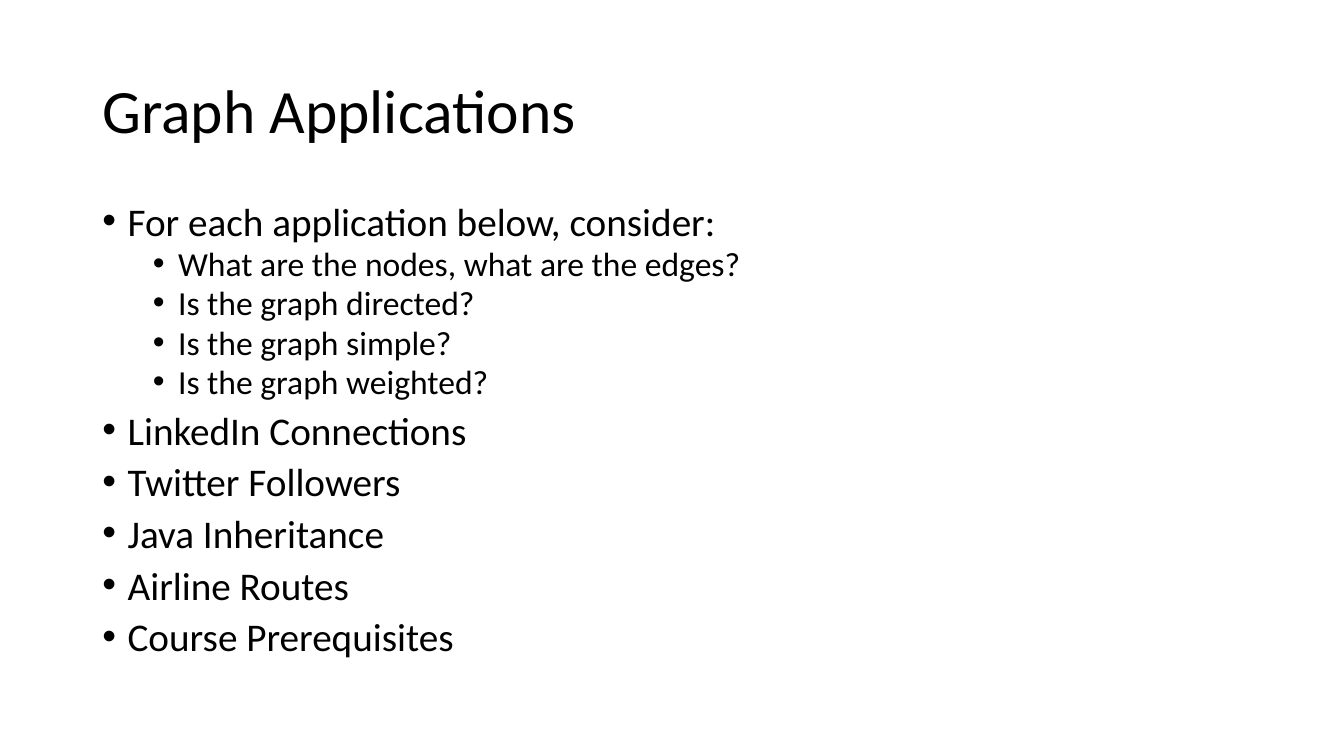
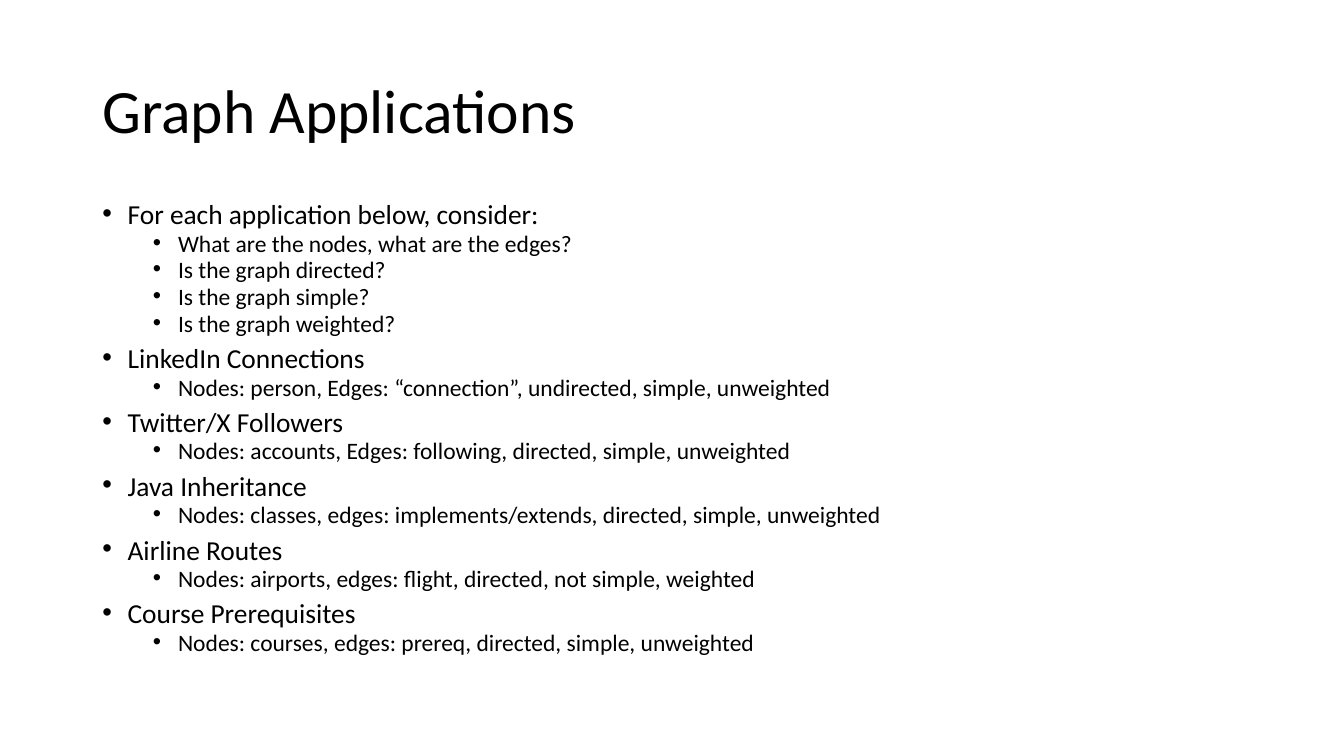
Before and after one commit to natebrunelle/cse332, a slide deck: slide 16 of markdown/files/slides/lecture14_graphs1_inkb.pptx. Drawn at 1344x756 pixels with LibreOffice and Linux fonts; fonts in the diff are those of the drawing. Boxes give left, top, right and bottom in pixels: in the first picture for what was removed or moved away, otherwise in the second. Text is boxed around its words. In the diff, an @@ line names an element or a change of style, - is before the commit and + after.

```diff
--- a/markdown/files/slides/lecture14_graphs1_inkb.pptx
+++ b/markdown/files/slides/lecture14_graphs1_inkb.pptx
@@ text at [128,205,572,628]: size 28 to 19.6 pt in "For each application below, consider:", "LinkedIn Connections", "Java Inheritance", "Airline Routes" and 1 more places; size 24 to 16.8 pt in "What are the nodes, what are the ...", "Is the graph directed?", "Is the graph simple?", "Is the graph weighted?"; line spacing 0.8 to 0.7 @@
@@ text at [128,379,830,463]: text changed; size 28 to 16.8 pt @@
-• Twitter Followers
+  • Nodes: person, Edges: “connection”, undirected, simple, unweighted
+• Twitter/X Followers
+  • Nodes: accounts, Edges: following, directed, simple, unweighted
@@ text at [178,506,880,527]: paragraph added @@
+  • Nodes: classes, edges: implements/extends, directed, simple, unweighted
@@ text at [178,570,755,591]: paragraph added @@
+  • Nodes: airports, edges: flight, directed, not simple, weighted
@@ text at [178,634,754,655]: paragraph added @@
+  • Nodes: courses, edges: prereq, directed, simple, unweighted
```
Also in this commit, not shown: 11 other slides changed, 7 other files.
